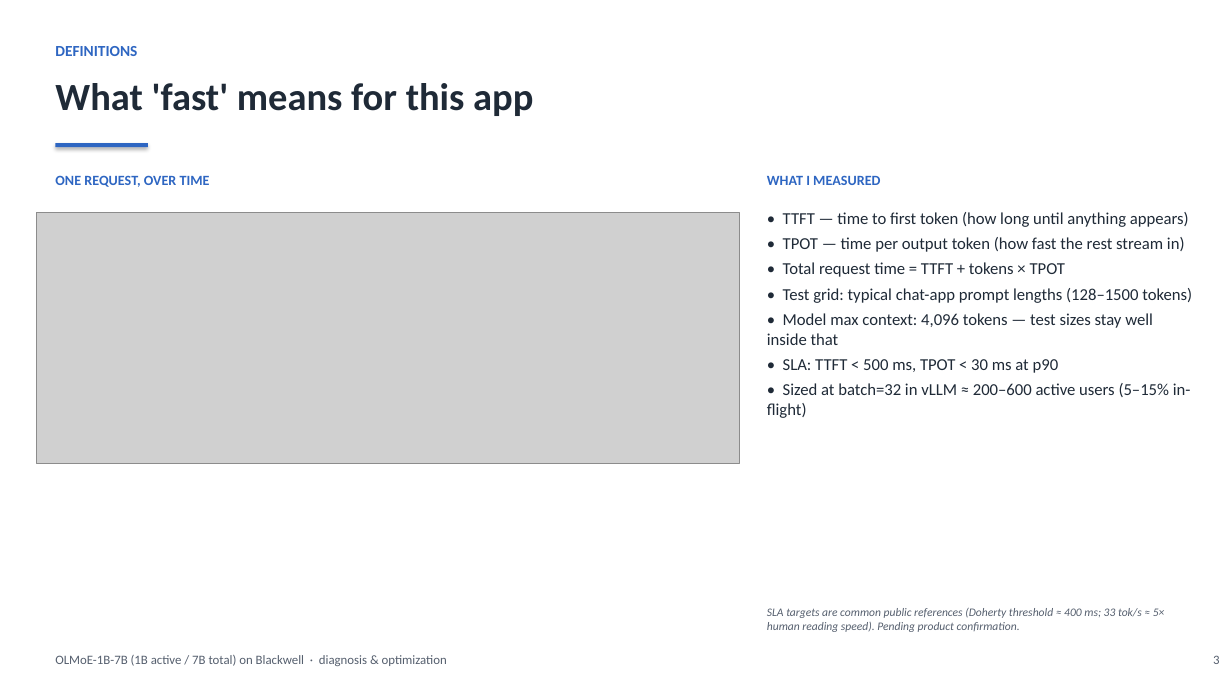
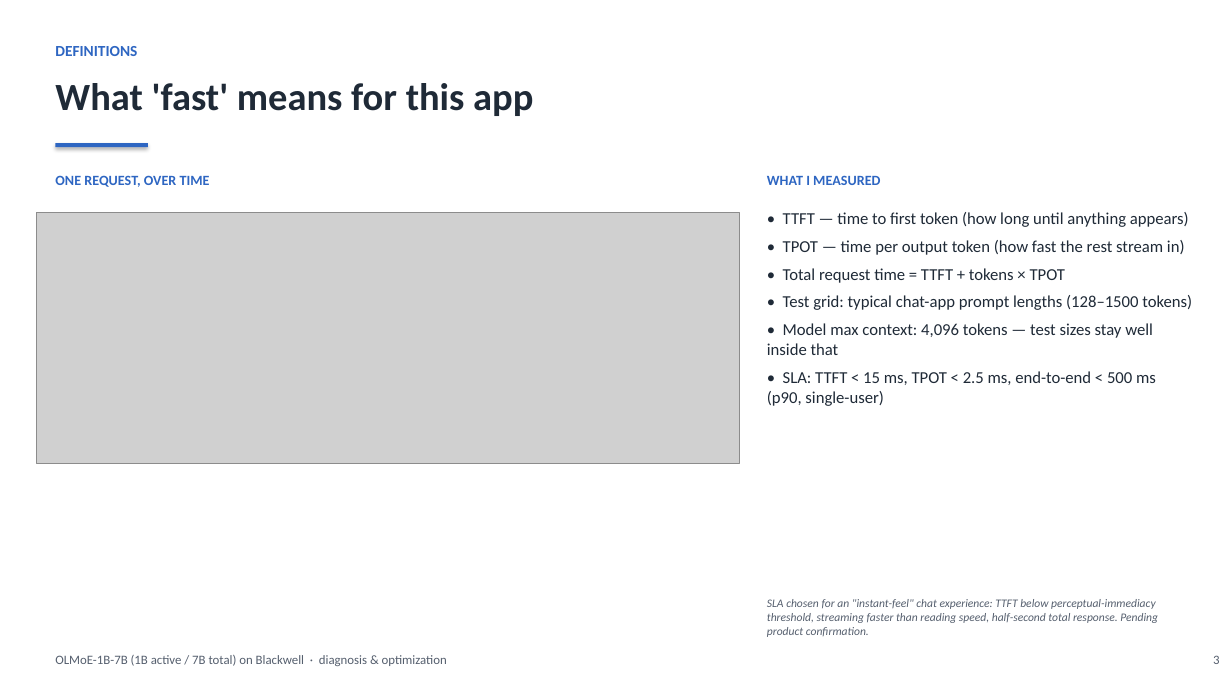
Before and after one commit to harishvs/moe-inference-optimize, a slide deck: slide 3 of talk/deck.pptx. Drawn at 1232x693 pixels with LibreOffice and Linux fonts; fonts in the diff are those of the drawing; grey boxes stand for pictures. Boxes give left, top, right and bottom in pixels: in the first picture for what was removed or moved away, otherwise in the second. Text is boxed around its words. In the diff, an @@ line names an element or a change of style, - is before the commit and + after.

```diff
--- a/talk/deck.pptx
+++ b/talk/deck.pptx
@@ text at (767,212,1192,355): more space between paragraphs @@
@@ text at (767,371,1156,406): text changed @@
-• SLA: TTFT < 500 ms, TPOT < 30 ms at p90
-• Sized at batch=32 in vLLM ≈ 200–600 active users (5–15% in-flight)
+• SLA: TTFT < 15 ms, TPOT < 2.5 ms, end-to-end < 500 ms (p90, single-user)
@@ text at (767,599,1158,637): text changed @@
-SLA targets are common public references (Doherty threshold ≈ 400 ms; 33 tok/s ≈ 5× human reading speed). Pending product confirmation.
+SLA chosen for an "instant-feel" chat experience: TTFT below perceptual-immediacy threshold, streaming faster than reading speed, half-second total response. Pending product confirmation.
```
Also in this commit, not shown: 13 other slides changed, 2 slides added, 1 slide removed, 7 other files.
